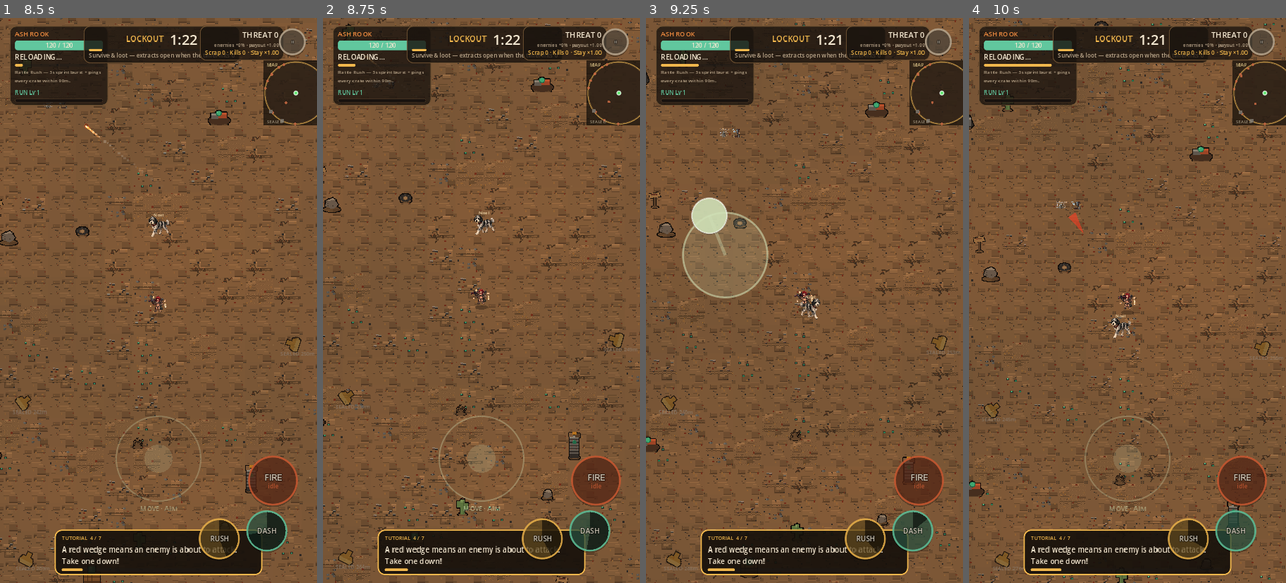
Above: before the commit, frames 1-4 (left to right).
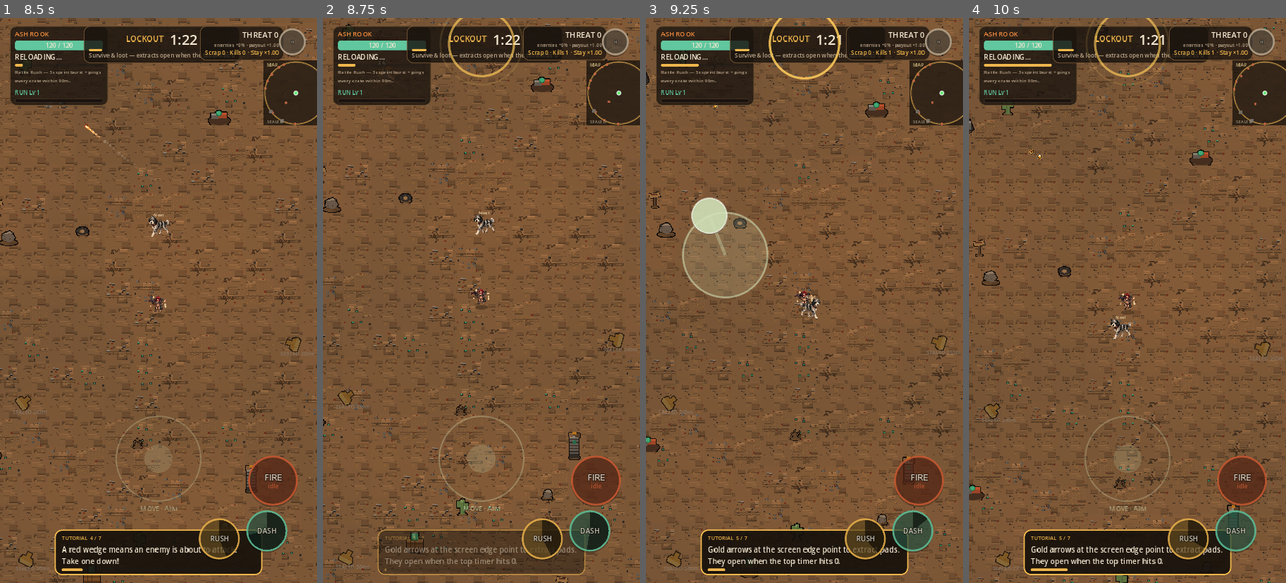
Above: after the commit, the same moments.

Repository: zwoodjr/sprite-lane
Game: Godot game, scene res://scenes/match/match.tscn
Same seed, same stepped clock (60 frames per second), same inputs: the game is played once before the commit and once after it. This scene is started directly instead of the project's main scene.
Inputs (mouse positions are in pixels of both pictures, inside the frame that each line leads up to):
- Up to frame 1 (8.5 s): move the mouse to (228, 272) at 0.52 s; hold D (move_right) 0.53-1.25 s; tap Q (ability) at 0.6, 2.3, 3.6, 5.3, 6.6, 8.3 s; click (228, 272) at 0.67 s; drag from (95, 328) to (142, 413) at 1.27 s; move the mouse to (190, 176) at 2.02 s; hold D (move_right) 2.03-2.75 s; tap Space (dash) at 2.1, 5.1, 8.1 s; drag from (142, 413) to (63, 215) at 2.77 s; move the mouse to (253, 385) at 3.52 s; hold A (move_left) 3.53-4.25 s; tap R (reload) at 4.15 s; drag from (63, 215) to (110, 159) at 4.27 s; move the mouse to (174, 300) at 5.02 s; hold S (move_down) 5.03-5.75 s; click (174, 300) at 5.17 s; drag from (110, 159) to (95, 328) at 5.77 s; move the mouse to (228, 272) at 6.52 s; hold W (move_up) 6.53-7.25 s; drag from (95, 328) to (142, 413) at 7.27 s; move the mouse to (190, 176) at 8.02 s; hold S (move_down) from 8.03 s (still down)
- Up to frame 2 (8.75 s): keep holding S (move_down)
- Up to frame 3 (9.25 s): release S (move_down) at 8.75 s; drag from (788, 413) to (709, 215) at 8.77 s
- Up to frame 4 (10 s): move the mouse to (1222, 385) at 9.52 s; hold W (move_up) from 9.53 s (still down); tap Q (ability) at 9.6 s; click (1222, 385) at 9.67 s

Frame 1 is identical in both runs. In frame 2, 4.7% of the frame differs, in the area x 13-83%, y 0-99%; in frame 3, 0.9%; in frame 4, 16%, in the area x 0-100%, y 0-100%.
Error before the commit: Invalid call to function 'take_damage' in base 'CharacterBody2D (enemy.gd)'. Expected 2 arguments. (res://scripts/entities/bullet.gd:166)

Commit message:
Combat juice: pixel damage numbers, telegraph rings, loot drops, separation
- PressStart2P damage numbers (crits amber + bigger)
- Red ground telegraph rings before charger lunges and brute volleys
- Kills drop brass scrap bolts + amber Dust shards that pop out and magnet to
  the hero; small health tonics drop sometimes (more from elites/bosses);
  Bentley's sniff magnets loot too
- Size-aware mob separation so hordes flow; knockback strength per hit

Co-Authored-By: Claude Opus 5.5 <noreply@anthropic.com>
Claude-Session: https://claude.ai/code/session_01STLULqLnwi5WFZbuYaAjZ9

Diff:
--- a/game/scripts/autoload/juice.gd
+++ b/game/scripts/autoload/juice.gd
@@ -20,6 +20,7 @@
 var _shake_t: float = 0.0
 var _hitstop_left: float = 0.0
 var _spark_tex: Texture2D
+var _pixel_font: Font
 
 
 func _ready() -> void:
@@ -34,6 +35,8 @@
 		add_child(p)
 		_players.append(p)
 	_spark_tex = _make_spark_texture()
+	if ResourceLoader.exists("res://assets/fonts/PressStart2P.ttf"):
+		_pixel_font = load("res://assets/fonts/PressStart2P.ttf")
 
 
 ## --- Audio -----------------------------------------------------------------
@@ -161,6 +164,35 @@
 	tw.chain().tween_callback(l.queue_free)
 
 
+## Pixel-font damage number. Crits are amber and bigger.
+func damage_number(pos: Vector2, amount: float, crit: bool = false, color: Color = Color(1, 0.97, 0.9)) -> void:
+	var scene := get_tree().current_scene
+	if scene == null:
+		return
+	var l := Label.new()
+	l.text = str(maxi(1, int(round(amount))))
+	l.z_index = 50
+	if _pixel_font:
+		l.add_theme_font_override("font", _pixel_font)
+	var size := 15 if crit else 10
+	l.add_theme_font_size_override("font_size", size)
+	l.add_theme_color_override("font_color", Color(1.0, 0.72, 0.2) if crit else color)
+	l.add_theme_color_override("font_outline_color", Color(0.1, 0.05, 0.02))
+	l.add_theme_constant_override("outline_size", 6 if crit else 4)
+	l.horizontal_alignment = HORIZONTAL_ALIGNMENT_CENTER
+	l.size = Vector2(80, 24)
+	l.pivot_offset = Vector2(40, 12)
+	l.position = pos - Vector2(40, 12) + Vector2(randf_range(-12, 12), randf_range(-4, 4))
+	l.scale = Vector2(1.6, 1.6) if crit else Vector2(1.2, 1.2)
+	scene.add_child(l)
+	var tw := l.create_tween()
+	tw.set_parallel(true)
+	tw.tween_property(l, "scale", Vector2.ONE, 0.14).set_trans(Tween.TRANS_BACK).set_ease(Tween.EASE_OUT)
+	tw.tween_property(l, "position:y", l.position.y - (34.0 if crit else 24.0), 0.6).set_ease(Tween.EASE_OUT)
+	tw.tween_property(l, "modulate:a", 0.0, 0.25).set_delay(0.4)
+	tw.chain().tween_callback(l.queue_free)
+
+
 func flash(node: CanvasItem, color: Color = Color(3, 3, 3), dur: float = 0.07) -> void:
 	if node == null or not is_instance_valid(node):
 		return
--- a/game/scripts/entities/enemy.gd
+++ b/game/scripts/entities/enemy.gd
@@ -22,6 +22,7 @@
 var _windup_left: float = 0.0
 var _lunge_left: float = 0.0
 var _lunge_dir: Vector2 = Vector2.ZERO
+var _tele_at: Vector2 = Vector2.ZERO
 var _knock: Vector2 = Vector2.ZERO
 var _strafe_sign: float = 1.0
 var _player: Node2D
@@ -32,11 +33,18 @@
 var _walk: RefCounted = UnitAnim.new()
 var _attack_flash: float = 0.0
 var _body_base_scale: float = 1.0
+## Size class multiplier from EnemyDefs (melee reach / hit radius use it).
+var body_scale: float = 1.0
+## 1 normal · 2 elite · 3 boss (off-screen arrow size, loot).
+var tier: int = 1
 
 @onready var body: Sprite2D = $Body
 @onready var hp_bar: ProgressBar = $HpBar
 
 var _warn: Polygon2D
+## Red ground ring before charge / area attacks (top-level, world space).
+var _tele: Sprite2D
+var _tele_frames: Array[Texture2D] = []
 var _shadow: Polygon2D
 
 ## Slightly larger than heroes (52) so wasteland sheet mobs read at survivor FOV.
@@ -44,6 +52,11 @@
 ## Charger lunge: speed multiplier and contact radius (player r14 + mob ~16 + slack).
 const LUNGE_SPEED_MULT := 3.4
 const LUNGE_HIT_RADIUS := 38.0
+## Health tonic drop chance by tier (normal / elite / boss) and heal amount.
+const TONIC_CHANCE := [0.06, 0.15, 0.4]
+const TONIC_HEAL := 12.0
+const SEPARATION_PX := 54.0
+const TELEGRAPH_TEX := "res://assets/sprites/fx/telegraph_ring.png"
 
 func _ensure_kinds() -> void:
 	if KINDS.is_empty():
@@ -67,12 +80,16 @@
 	_fire_cd = maxf(_fire_cd, seconds)
 	if _warn:
 		_warn.color.a = 0.0
+	if _tele:
+		_tele.visible = false
 
 func setup(spawn_pos: Vector2, hp_mult: float, dmg_mult: float, spd_mult: float = 1.0, kind_id: String = "rad_gator") -> void:
 	global_position = spawn_pos
 	_ensure_kinds()
 	kind = kind_id if KINDS.has(kind_id) else "rad_gator"
 	_def = KINDS[kind]
+	body_scale = float(_def.get("scale", 1.0))
+	tier = int(_def.get("tier", 1))
 	max_hp = float(_def["hp"]) * hp_mult
 	hp = max_hp
 	damage = float(_def["damage"]) * dmg_mult
@@ -95,6 +112,7 @@
 	_warn.color = Color(1.0, 0.25, 0.15, 0.0)
 	_warn.z_index = 2
 	add_child(_warn)
+	_build_telegraph()
 	_style_bar()
 	_apply_look()
 	## Spawn-in: rise out of the dust
@@ -106,6 +124,34 @@
 	tw.tween_property(self, "modulate:a", 1.0, 0.3)
 	tw.tween_property(body, "scale", spawn_scale, 0.3).set_trans(Tween.TRANS_BACK).set_ease(Tween.EASE_OUT)
 	Juice.dust_puff(global_position + Vector2(0, 14), 6)
+
+func _build_telegraph() -> void:
+	if not ResourceLoader.exists(TELEGRAPH_TEX):
+		return
+	var tex := load(TELEGRAPH_TEX) as Texture2D
+	var fw := tex.get_height()
+	for i in range(maxi(1, tex.get_width() / fw)):
+		var at := AtlasTexture.new()
+		at.atlas = tex
+		at.region = Rect2(i * fw, 0, fw, fw)
+		_tele_frames.append(at)
+	_tele = Sprite2D.new()
+	_tele.top_level = true
+	_tele.z_index = -2
+	_tele.texture = _tele_frames[0]
+	_tele.visible = false
+	add_child(_tele)
+
+## Show the ground ring at `where` with world radius r; k = windup progress 0..1.
+func _show_telegraph(where: Vector2, r: float, k: float) -> void:
+	if _tele == null:
+		return
+	_tele.visible = true
+	_tele.global_position = where
+	var base := r * 2.0 / float(_tele_frames[0].get_width())
+	_tele.scale = Vector2(base, base * 0.55) * (0.7 + 0.3 * k)
+	_tele.texture = _tele_frames[mini(_tele_frames.size() - 1, int(k * _tele_frames.size()))]
+	_tele.modulate = Color(1.0, 0.25, 0.2, 0.45 + 0.5 * k)
 
 func _apply_look() -> void:
 	if body:
@@ -187,12 +233,20 @@
 		var k := 1.0 - _windup_left / float(_def["windup"])
 		_warn.color.a = 0.25 + 0.55 * k
 		_warn.scale = Vector2(0.6 + 0.6 * k, 1.0)
+		match _archetype():
+			"charger":
+				## Where the lunge will land: the hero's spot when the wind-up began.
+				_show_telegraph(_tele_at, LUNGE_HIT_RADIUS * body_scale + 10.0, k)
+			"brute":
+				_show_telegraph(global_position + Vector2(0, 12), 70.0 * body_scale, k)
 		velocity = velocity.move_toward(Vector2.ZERO, 900.0 * delta) + _knock
 		move_and_slide()
 		_knock = _knock.move_toward(Vector2.ZERO, 1400.0 * delta)
 		_tick_walk_anim(delta, true)
 		if _windup_left <= 0.0:
 			_warn.color.a = 0.0
+			if _tele:
+				_tele.visible = false
 			_attack(dir)
 		return
 
@@ -221,13 +275,14 @@
 		want = -dir * chase * 0.7
 	else:
 		want = dir.orthogonal() * chase * 0.55 * _strafe_sign
-	want += _separation() * chase * 0.8
+	want += _separation() * chase * 1.1
 	velocity = velocity.move_toward(want, 900.0 * delta) + _knock
 	_knock = _knock.move_toward(Vector2.ZERO, 1400.0 * delta)
 	move_and_slide()
 	_tick_walk_anim(delta, false)
 	if dist <= float(_def["range"]) and _fire_cd <= 0.0:
 		_windup_left = float(_def["windup"])
+		_tele_at = _player.global_position
 		if randf() < 0.3:
 			_strafe_sign *= -1.0
 
@@ -241,16 +296,22 @@
 		"attack": attacking or _attack_flash > 0.0,
 	})
 
+## Mobs push apart (size-aware) so hordes flow around each other.
 func _separation() -> Vector2:
 	var push := Vector2.ZERO
 	for n in get_tree().get_nodes_in_group("enemies"):
 		if n == self or not (n is Node2D):
 			continue
-		var d := global_position - (n as Node2D).global_position
+		var other := n as Node2D
+		var d := global_position - other.global_position
 		var l := d.length()
-		if l > 0.1 and l < 48.0:
-			push += d / l * (1.0 - l / 48.0)
-	return push.limit_length(1.0)
+		var reach := SEPARATION_PX * (body_scale + float(other.get("body_scale"))) * 0.5
+		if l < 0.1:
+			d = Vector2.RIGHT.rotated(randf() * TAU)
+			l = 0.1
+		if l < reach:
+			push += d / l * (1.0 - l / reach)
+	return push.limit_length(1.5)
 
 func _attack(dir: Vector2) -> void:
 	_fire_cd = float(_def["cooldown"]) * randf_range(0.85, 1.2)
@@ -275,7 +336,8 @@
 	bullet.setup(global_position + dir * 18.0, dir, spd, damage, false, self)
 	get_tree().current_scene.add_child(bullet)
 
-func take_damage(amount: float, from_dir: Vector2 = Vector2.ZERO) -> void:
+## knock < 0 → default bullet knockback. crit → bigger amber damage number.
+func take_damage(amount: float, from_dir: Vector2 = Vector2.ZERO, knock: float = -1.0, crit: bool = false) -> void:
 	if _dead:
 		return
 	hp -= amount
@@ -283,11 +345,12 @@
 		hp_bar.visible = true
 		hp_bar.value = hp
 	Juice.flash(body, Color(4, 4, 4), 0.08)
-	Juice.float_text(global_position + Vector2(0, -26), str(int(round(amount))), Color(1, 0.92, 0.6), 16)
+	Juice.damage_number(global_position + Vector2(0, -26), amount, crit)
 	Juice.sfx("hit", -8.0)
 	if from_dir.length() > 0.01:
 		var resist := 0.35 if _archetype() == "brute" else 1.0
-		_knock += from_dir.normalized() * 220.0 * resist
+		var k := 220.0 if knock < 0.0 else knock
+		_knock += from_dir.normalized() * k * resist
 	if hp <= 0.0:
 		_die()
 
@@ -295,19 +358,27 @@
 	_dead = true
 	remove_from_group("enemies")
 	var range_v: Vector2i = _def.get("scrap", Vector2i(1, 3))
-	var scrap := GameState.add_scrap(randi_range(range_v.x, range_v.y))
+	var scrap := randi_range(range_v.x, range_v.y)
 	GameState.kills += 1
-	GameState.add_run_xp(int(_def.get("xp", 3)))
+	## Loot pops out and magnets to the hero: scrap bolts + Dust-shard XP,
+	## sometimes a small health tonic (more often from elites/bosses).
+	var parent := get_parent()
+	var xp := int(_def.get("xp", 3))
+	LootDrop.spawn_burst(parent, global_position, "scrap", clampi(scrap, 1, 4), float(scrap))
+	LootDrop.spawn_burst(parent, global_position, "xp", clampi(xp / 4 + 1, 1, 4), float(xp))
+	if randf() < TONIC_CHANCE[clampi(tier, 1, 3) - 1]:
+		LootDrop.spawn_burst(parent, global_position, "tonic", 1, TONIC_HEAL)
 	Juice.sfx("enemy_die", -2.0)
 	Juice.burst(global_position, Color(0.95, 0.55, 0.3), 18, 220.0, 0.5)
 	Juice.burst(global_position, Color(0.6, 0.5, 0.4, 0.8), 10, 90.0, 0.7, 1.6)
-	Juice.float_text(global_position + Vector2(0, -40), "+%d scrap" % scrap, UiTheme.AMBER, 15)
 	Juice.shake(0.12 if _archetype() != "brute" else 0.3)
 	if _archetype() == "brute":
 		Juice.hitstop(0.06)
 	died.emit()
 	collision_layer = 0
 	_warn.visible = false
+	if _tele:
+		_tele.visible = false
 	hp_bar.visible = false
 	var tw := create_tween().set_parallel(true)
 	var sc := float(_def.get("scale", 1.0))
--- /dev/null
+++ b/game/scripts/entities/loot_drop.gd
@@ -0,0 +1,116 @@
+class_name LootDrop
+extends Node2D
+
+## Kill loot that pops out of a dead mob and magnets to the hero:
+##   scrap — brass scrap bolt (bag scrap)
+##   xp    — amber Dust shard (run XP)
+##   tonic — small health tonic
+## Spawn with LootDrop.spawn_burst(...) from enemy.gd.
+
+const TEX := {
+	"scrap": "res://assets/sprites/drops/drop_scrap_bolt.png",
+	"xp": "res://assets/sprites/drops/drop_dust_shard.png",
+	"xp_big": "res://assets/sprites/drops/drop_dust_shard_big.png",
+	"tonic": "res://assets/sprites/pickups/tonic_small.png",
+}
+## World-px sizes (tonic art is 56 px → ~22 in world).
+const SIZE := {"scrap": 14.0, "xp": 12.0, "xp_big": 16.0, "tonic": 22.0}
+const MAGNET_RADIUS := 120.0
+const COLLECT_RADIUS := 18.0
+const LIFETIME := 30.0
+
+var kind: String = "scrap"
+var value: float = 1.0
+var _vel: Vector2 = Vector2.ZERO
+var _height: float = 0.0
+var _vz: float = 0.0
+var _age: float = 0.0
+var _magnet: bool = false
+var _player: Node2D
+var _sprite: Sprite2D
+
+
+static func spawn_burst(parent: Node, at: Vector2, kind_id: String, count: int, total_value: float) -> void:
+	if count <= 0 or parent == null:
+		return
+	var each := total_value / float(count)
+	for i in range(count):
+		var d := Node2D.new()
+		d.set_script(load("res://scripts/entities/loot_drop.gd"))
+		d.set("kind", kind_id)
+		d.set("value", each)
+		d.position = at
+		parent.add_child.call_deferred(d)
+
+
+func _ready() -> void:
+	add_to_group("loot")
+	z_index = -1
+	var key := kind
+	if kind == "xp" and value >= 6.0:
+		key = "xp_big"
+	_sprite = Sprite2D.new()
+	_sprite.texture_filter = CanvasItem.TEXTURE_FILTER_NEAREST
+	var path: String = TEX.get(key, TEX["scrap"])
+	if ResourceLoader.exists(path):
+		_sprite.texture = load(path)
+		_sprite.scale = Vector2.ONE * (float(SIZE.get(key, 14.0)) / float(_sprite.texture.get_width()))
+	add_child(_sprite)
+	## Pop out of the corpse.
+	var ang := randf() * TAU
+	_vel = Vector2(cos(ang), sin(ang)) * randf_range(60.0, 150.0)
+	_vz = randf_range(150.0, 230.0)
+	_player = get_tree().get_first_node_in_group("player") as Node2D
+
+
+## Pulled in from further away (Bentley's sniff, magnet buffs).
+func magnetize() -> void:
+	_magnet = true
+
+
+func _physics_process(delta: float) -> void:
+	_age += delta
+	if _age > LIFETIME:
+		queue_free()
+		return
+	if _player == null or not is_instance_valid(_player) or not _player.is_in_group("player"):
+		_player = get_tree().get_first_node_in_group("player") as Node2D
+	## Pop arc
+	if _height > 0.0 or _vz > 0.0:
+		_vz -= 700.0 * delta
+		_height = maxf(0.0, _height + _vz * delta)
+		if _height <= 0.0:
+			_vz = 0.0
+		position += _vel * delta
+		_vel = _vel.move_toward(Vector2.ZERO, 260.0 * delta)
+	_sprite.position = Vector2(0, -_height + sin(_age * 5.0) * 1.5)
+	if _player == null or _age < 0.3:
+		return
+	var to := _player.global_position - global_position
+	var d := to.length()
+	var radius := MAGNET_RADIUS + GameState.pickup_radius_bonus()
+	if _player.has_method("get_active_buffs") and (_player.call("get_active_buffs") as Dictionary).has("magnet"):
+		radius *= 3.0
+	if d < radius:
+		_magnet = true
+	if _magnet:
+		var spd := 260.0 + 900.0 * clampf(_age * 0.5, 0.0, 1.0)
+		global_position += to.normalized() * minf(d, spd * delta)
+		if d < COLLECT_RADIUS:
+			_collect()
+
+
+func _collect() -> void:
+	match kind:
+		"scrap":
+			GameState.add_scrap(maxi(1, int(round(value))))
+			Juice.sfx("pickup", -14.0, 0.2)
+		"xp":
+			GameState.add_run_xp(maxi(1, int(round(value))))
+			Juice.sfx("pickup", -16.0, 0.3)
+		"tonic":
+			if _player.has_method("heal"):
+				_player.call("heal", value)
+			Juice.float_text(_player.global_position + Vector2(0, -36), "+%d" % int(value), UiTheme.TEAL, 16)
+			Juice.sfx("pickup", -4.0)
+	queue_free()
--- a/game/scripts/entities/pet.gd
+++ b/game/scripts/entities/pet.gd
@@ -291,6 +291,10 @@
 			continue
 		p.global_position = p.global_position.lerp(_player.global_position, 0.55)
 		pulled += 1
+	for lt in get_tree().get_nodes_in_group("loot"):
+		if lt is Node2D and is_instance_valid(lt) and _player.global_position.distance_to((lt as Node2D).global_position) <= radius:
+			lt.call("magnetize")
+			pulled += 1
 	## Always a little scrap sniff.
 	var scrap := GameState.add_scrap(randi_range(1, 3))
 	Juice.float_text(_player.global_position + Vector2(0, -40), "+%d scrap" % scrap, UiTheme.AMBER, 14)
Binary file added: game/assets/fonts/PressStart2P.ttf
Not shown, added: game/assets/fonts/PressStart2P.ttf.import
Binary file added: game/assets/sprites/drops/drop_dust_shard.png
Not shown, added: game/assets/sprites/drops/drop_dust_shard.png.import
Binary file added: game/assets/sprites/drops/drop_dust_shard_big.png
Not shown, added: game/assets/sprites/drops/drop_dust_shard_big.png.import
Binary file added: game/assets/sprites/drops/drop_scrap_bolt.png
Not shown, added: game/assets/sprites/drops/drop_scrap_bolt.png.import
Binary file added: game/assets/sprites/fx/telegraph_ring.png
Not shown, added: game/assets/sprites/fx/telegraph_ring.png.import
Binary file added: game/assets/sprites/pickups/tonic_small.png
Not shown, added: game/assets/sprites/pickups/tonic_small.png.import
